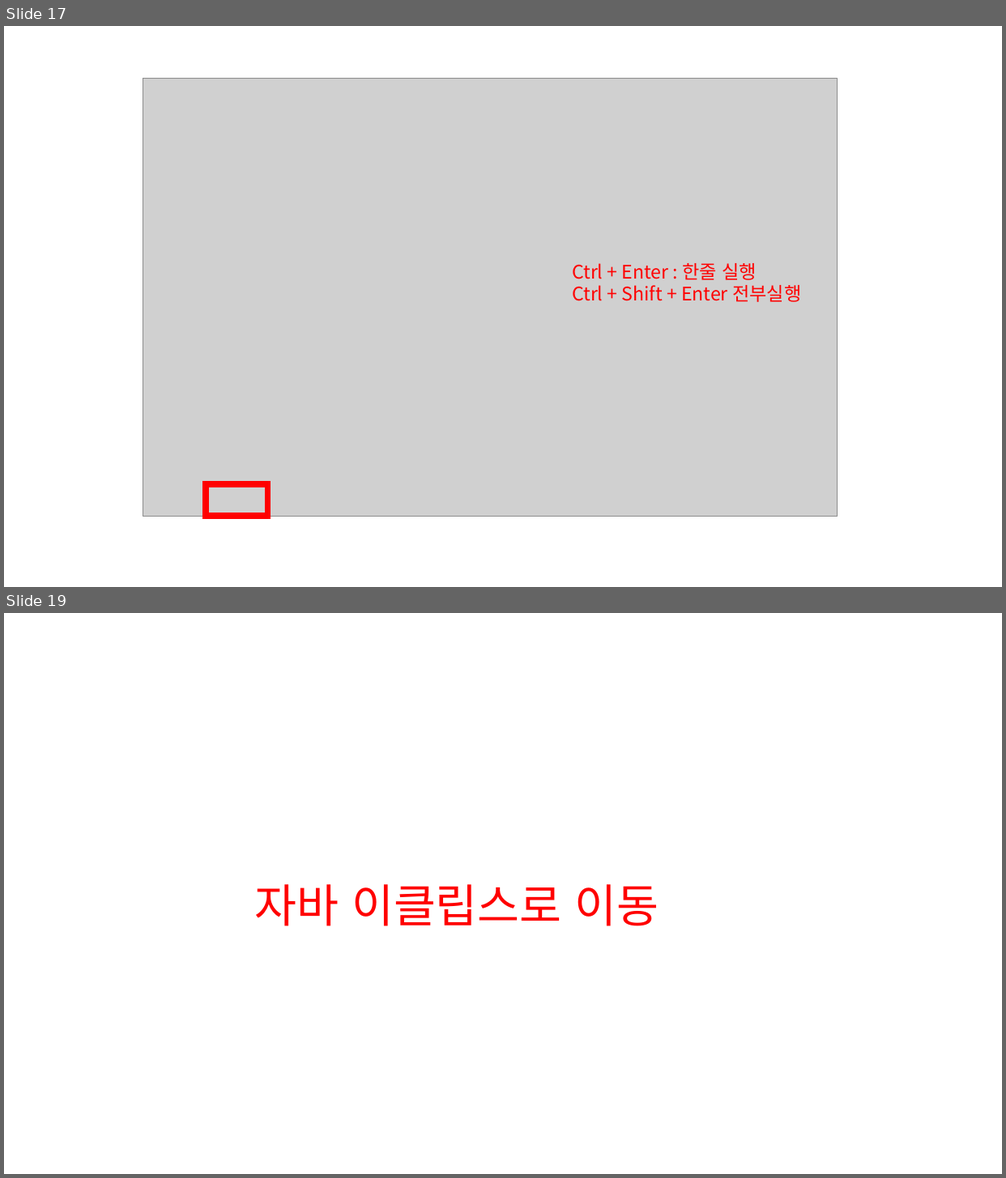
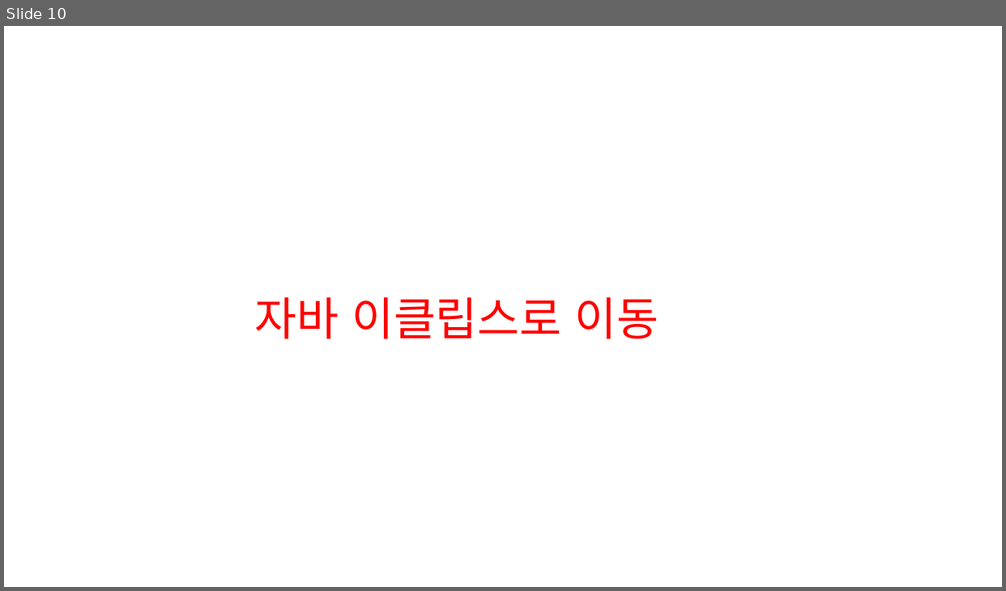
Before and after one commit to ssssksss/ReactBlog, a slide deck: public/img/jsp2_4.pptx. Shown one above the other, each under a label of ours: slides 17 and 19 before the commit, slide 10 after it; the slides between them are not shown. The pictures are 1006x1178 and 1006x591 pixels, drawn with LibreOffice and Linux fonts; fonts in the diff are those of the drawing; grey boxes stand for pictures. Boxes give left, top, right and bottom in pixels: in the first picture for what was removed or moved away, otherwise in the second. Text is boxed around its words. In the diff, an @@ line names an element or a change of style, - is before the commit and + after.

```diff
--- a/public/img/jsp2_4.pptx
+++ b/public/img/jsp2_4.pptx
@@ slide 17 removed at [4, 26, 1002, 587], background #FFFFFF @@
@@ picture removed at [143, 79, 837, 516] @@
@@ text removed at [572, 263, 801, 302] @@
-Ctrl + Enter : 한줄 실행
-Ctrl + Shift + Enter 전부실행
@@ rectangle removed at [206, 485, 268, 516] @@
@@ what was slide 19 is now slide 10 @@
```
Also in this commit, not shown: 14 slides added, 20 other slides removed, 25 other files.
